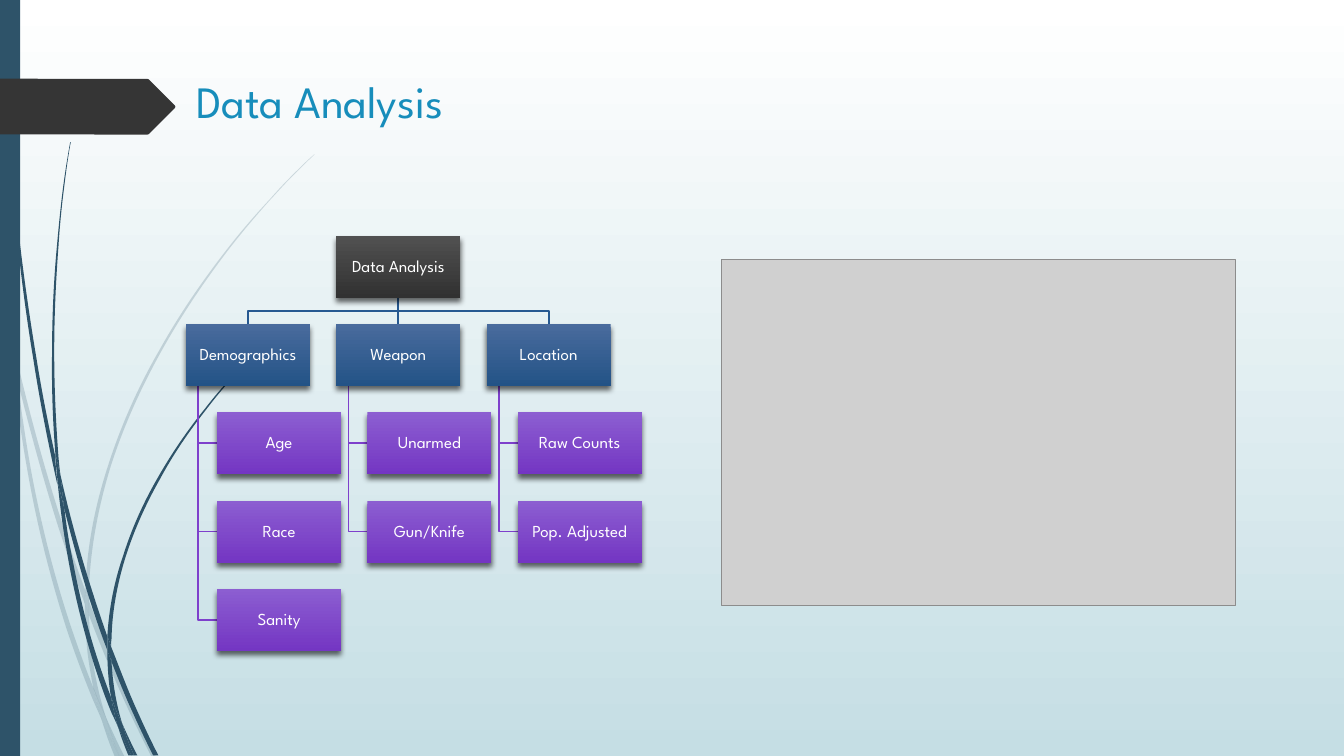
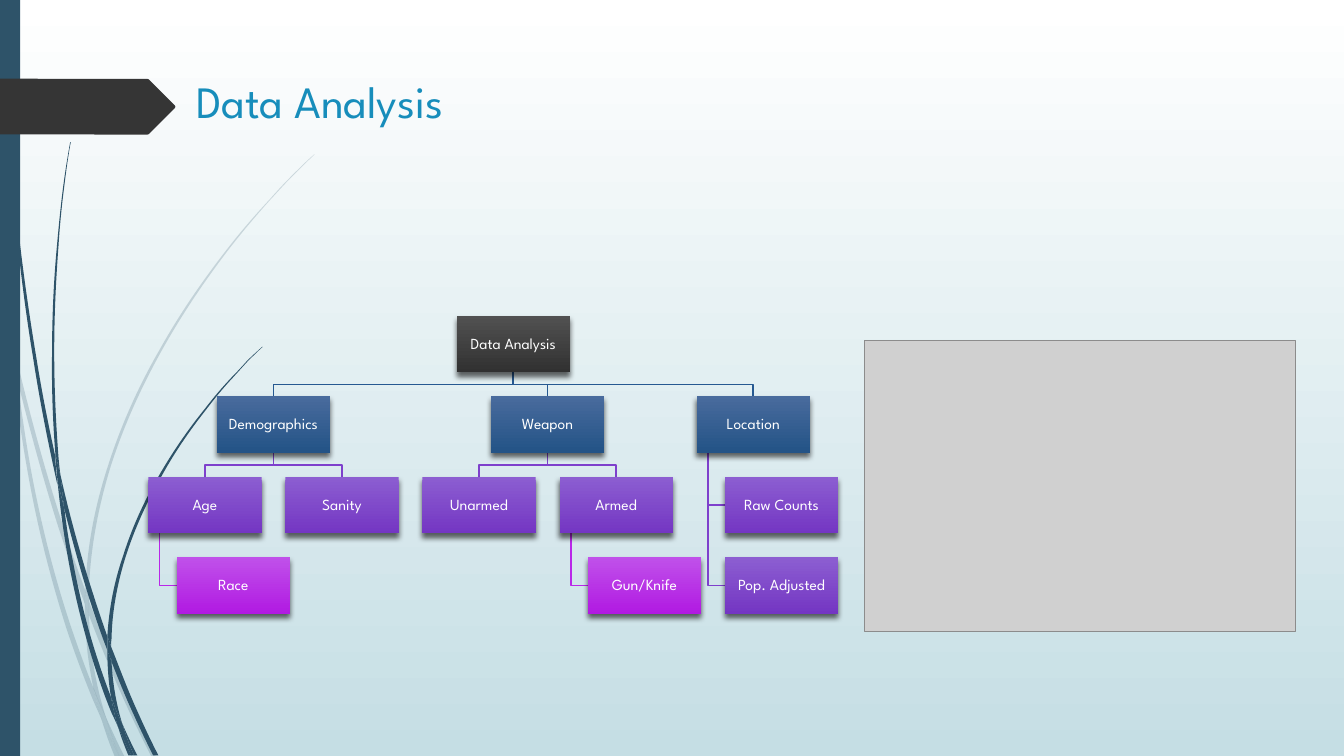
Before and after one commit to dr-natetorious/TIM-7101-Statistics, a slide deck: slide 9 of Section_3_Mgmt_Informed/Week8_Presentation/BachmeierNTIM7101-8.pptx. Drawn at 1344x756 pixels with LibreOffice and Linux fonts; fonts in the diff are those of the drawing; grey boxes stand for pictures. Boxes give left, top, right and bottom in pixels: in the first picture for what was removed or moved away, otherwise in the second. Text is boxed around its words. In the diff, an @@ line names an element or a change of style, - is before the commit and + after.

```diff
--- a/Section_3_Mgmt_Informed/Week8_Presentation/BachmeierNTIM7101-8.pptx
+++ b/Section_3_Mgmt_Informed/Week8_Presentation/BachmeierNTIM7101-8.pptx
@@ text "Data Analysis": place and size @@
-text "Data Analysis" at [352,260,445,276]
+text "Data Analysis" at [471,338,556,352]
@@ rectangle: place and size @@
-rectangle at [337,236,461,298]
+rectangle at [457,316,570,372]
@@ picture: place and size @@
-picture at [722,260,1236,607]
+picture at [865,341,1297,631]
@@ group removed at [199,298,403,620]: 4 freeform shapes @@
@@ freeform shape: place and size @@
-freeform shape at [248,298,398,325]
+freeform shape at [273,373,513,397]
@@ freeform shape: place and size @@
-freeform shape at [398,298,548,325]
+freeform shape at [513,373,547,397]
@@ text "Demographics": place and size @@
-text "Demographics" at [200,348,297,364]
+text "Demographics" at [229,418,318,433]
@@ rectangle: place and size @@
-rectangle at [186,325,310,387]
+rectangle at [217,396,330,453]
@@ text "Weapon": place and size @@
-text "Weapon" at [370,349,426,364]
+text "Weapon" at [522,419,573,432]
@@ rectangle: place and size @@
-rectangle at [487,325,611,387]
+rectangle at [491,396,604,453]
@@ size 12 to 11 pt in 11 elements at [218,580,248,590], [229,418,318,433], [450,499,508,510], [193,500,218,514], [471,338,556,352], [322,499,362,513], [522,419,573,432], [738,579,825,594], [612,579,677,592], [744,499,819,510], [727,419,780,429] @@
@@ text "Location": place and size @@
-text "Location" at [520,349,578,360]
+text "Location" at [727,419,780,429]
@@ rectangle: place and size @@
-rectangle at [337,325,461,387]
+rectangle at [697,396,810,453]
@@ text "Age": place and size @@
-text "Age" at [266,437,293,452]
+text "Age" at [193,500,218,514]
@@ rectangle: place and size @@
-rectangle at [217,412,341,475]
+rectangle at [148,477,261,533]
@@ freeform shape: place and size @@
-freeform shape at [199,386,217,531]
+freeform shape at [205,453,273,477]
@@ freeform shape: place and size @@
-freeform shape at [349,386,367,531]
+freeform shape at [273,453,342,477]
@@ text "Sanity": place and size @@
-text "Sanity" at [258,613,301,629]
+text "Sanity" at [322,499,362,513]
@@ rectangle: place and size @@
-rectangle at [217,501,341,564]
+rectangle at [285,477,398,533]
@@ text "Unarmed": place and size @@
-text "Unarmed" at [398,436,461,448]
+text "Unarmed" at [450,499,508,510]
@@ rectangle: place and size @@
-rectangle at [367,501,491,564]
+rectangle at [422,477,535,533]
@@ freeform shape: place and size @@
-freeform shape at [499,386,517,531]
+freeform shape at [479,453,547,477]
@@ rectangle: place and size @@
-rectangle at [518,501,642,564]
+rectangle at [560,477,673,533]
@@ freeform shape: place and size @@
-freeform shape at [499,386,517,444]
+freeform shape at [708,453,725,505]
@@ text "Raw Counts": place and size @@
-text "Raw Counts" at [539,436,620,448]
+text "Raw Counts" at [744,499,819,510]
@@ rectangle: place and size @@
-rectangle at [518,412,642,475]
+rectangle at [725,477,838,533]
@@ text "Race": place and size @@
-text "Race" at [263,526,296,537]
+text "Race" at [218,580,248,590]
@@ rectangle: place and size @@
-rectangle at [217,589,341,651]
+rectangle at [176,558,289,614]
@@ rectangle at [176,558,289,614]: fill gradient #8D5ED1 to #7536C4 to gradient #C052EB to #B219E4 @@
@@ text "Gun/Knife": place and size @@
-text "Gun/Knife" at [394,525,465,539]
+text "Gun/Knife" at [612,579,677,592]
@@ group added at [159,373,753,614]: 5 freeform shapes, 1 text, 1 rectangle @@
+Armed
@@ text "Pop. Adjusted": place and size @@
-text "Pop. Adjusted" at [532,525,627,541]
+text "Pop. Adjusted" at [738,579,825,594]
@@ rectangle: place and size @@
-rectangle at [367,412,491,475]
+rectangle at [725,558,838,614]
```
Also in this commit, not shown: 4 other slides changed, 2 other files.
